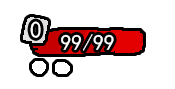
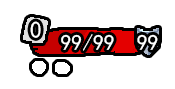
Layered file, before and after one edit (175x89). Changes by layer:
added layer "99" in group "怪物部分的ui" over [137, 34, 158, 50]
added layer "护甲" in group "怪物部分的ui" over [134, 25, 162, 58]
